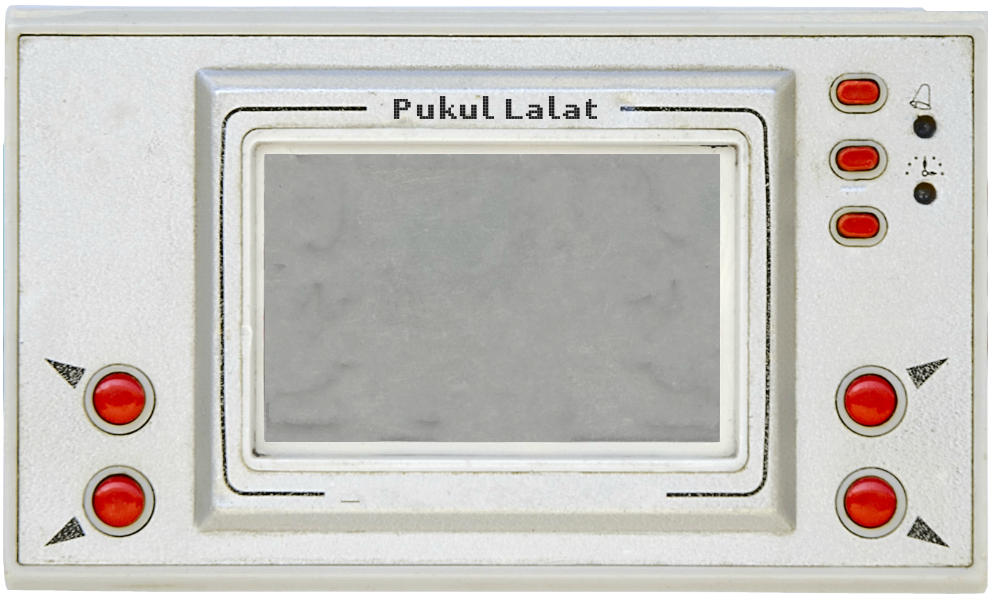
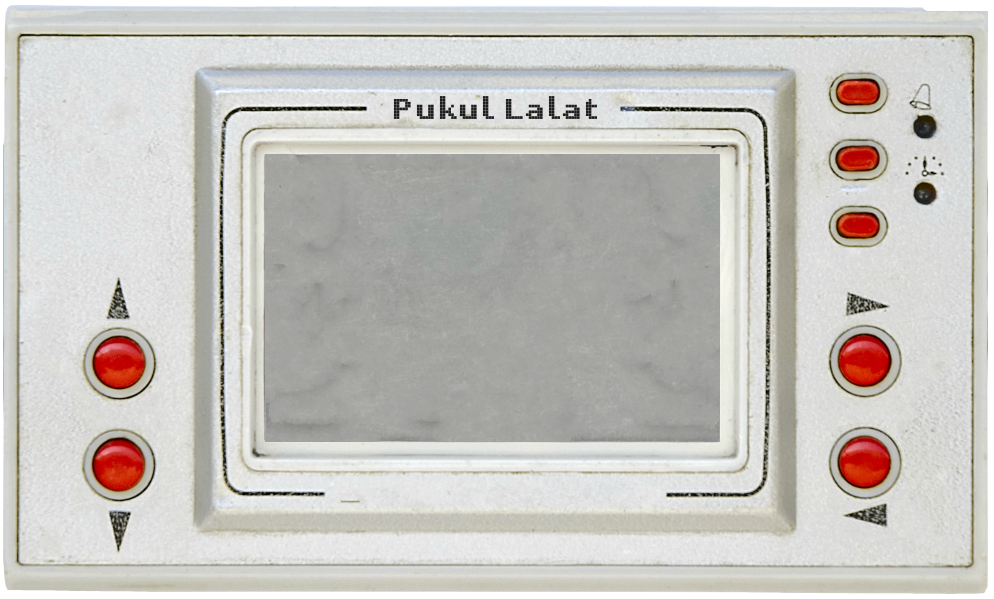
The second 994 × 599 image is a revision of the first. Changes to its layers:
added layer "Pasted Layer#2" above "Pasted Layer#1" over [817, 287, 948, 531]
added layer "Pasted Layer#1" above "Background" over [36, 274, 164, 556]
painted on "Background" over [39, 351, 954, 553]
